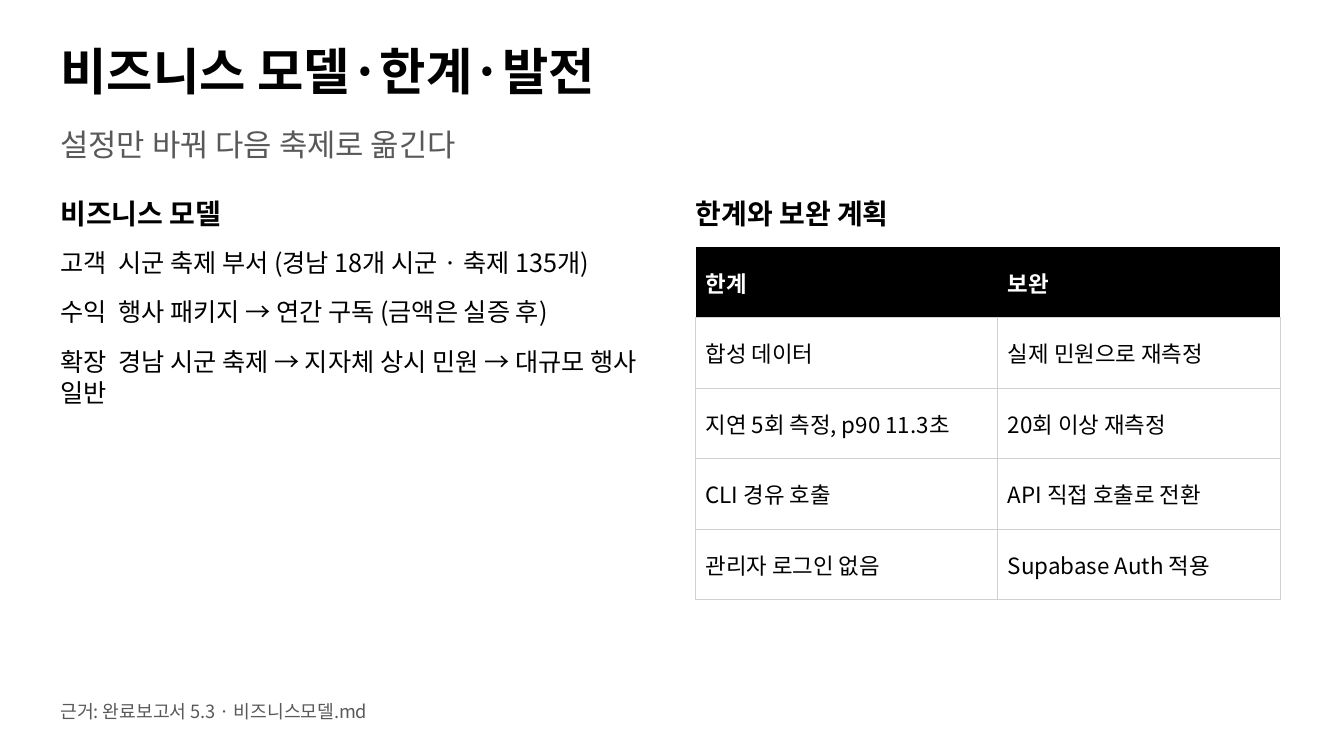
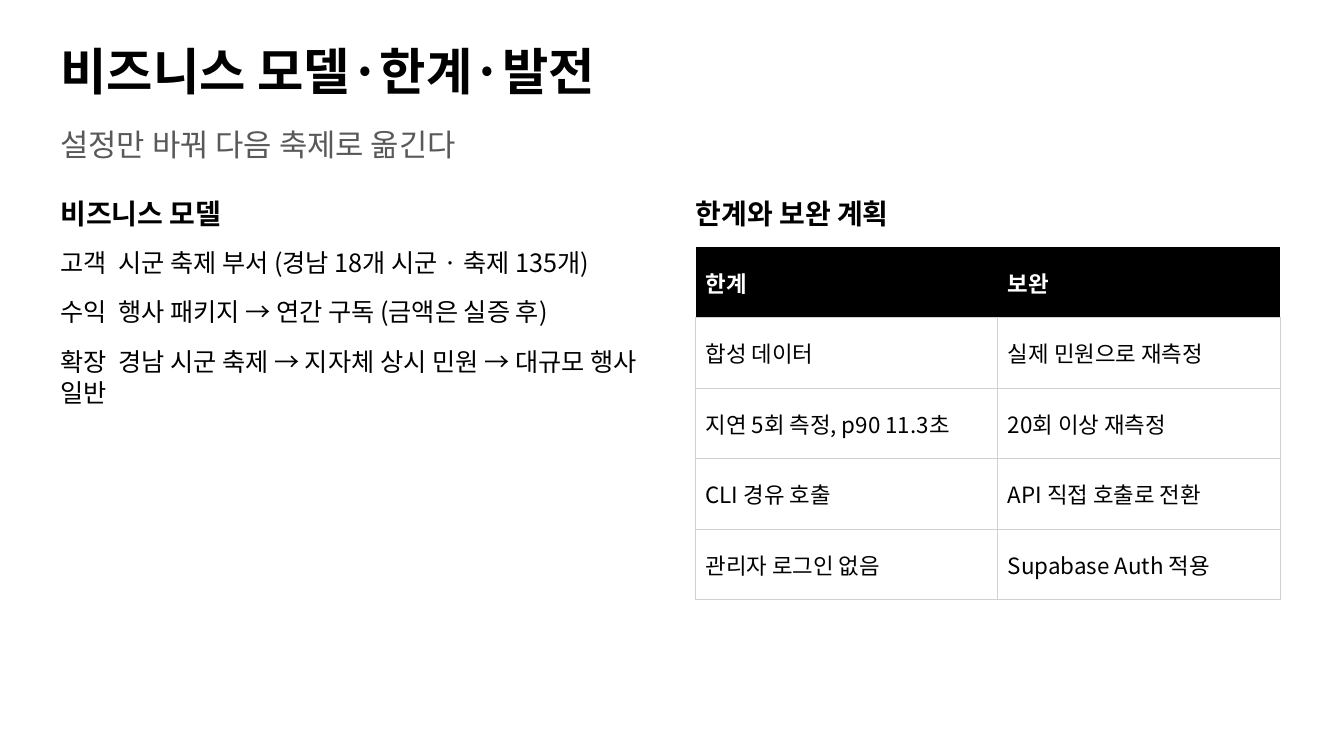
Before and after one commit to INJE-NULLPOINT/festival-complaint-agent, a slide deck: slide 10 of 제출_준비/제출파일/발표자료_철철철.pptx. Drawn at 1344x756 pixels with LibreOffice and Linux fonts; fonts in the diff are those of the drawing. Boxes give left, top, right and bottom in pixels: in the first picture for what was removed or moved away, otherwise in the second. Text is boxed around its words. In the diff, an @@ line names an element or a change of style, - is before the commit and + after.

```diff
--- a/제출_준비/제출파일/발표자료_철철철.pptx
+++ b/제출_준비/제출파일/발표자료_철철철.pptx
@@ text removed at <box>60,703,367,720</box> @@
-근거: 완료보고서 5.3 · 비즈니스모델.md
```
Also in this commit, not shown: 1 other slide changed, 16 other files.
